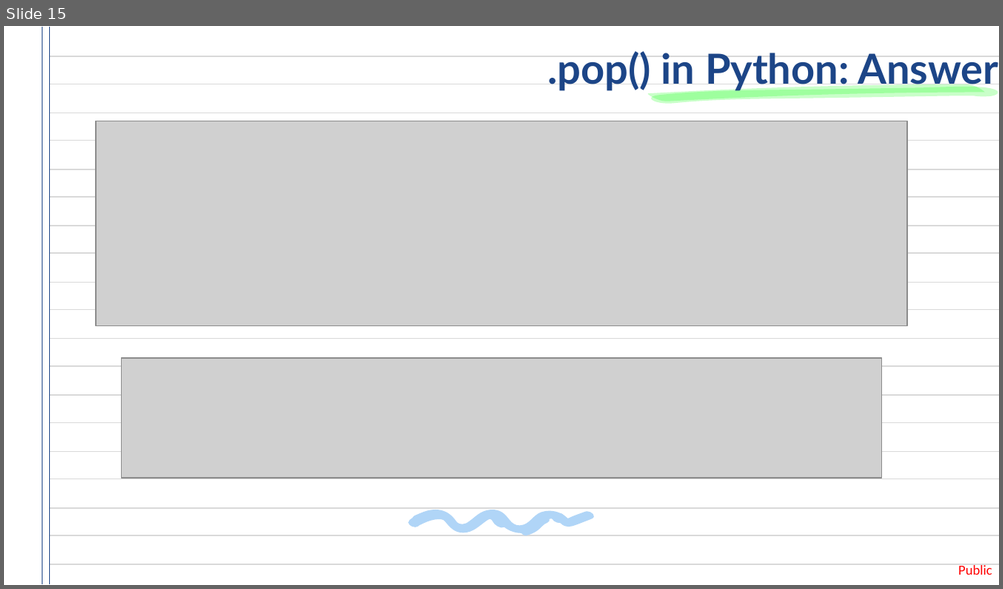
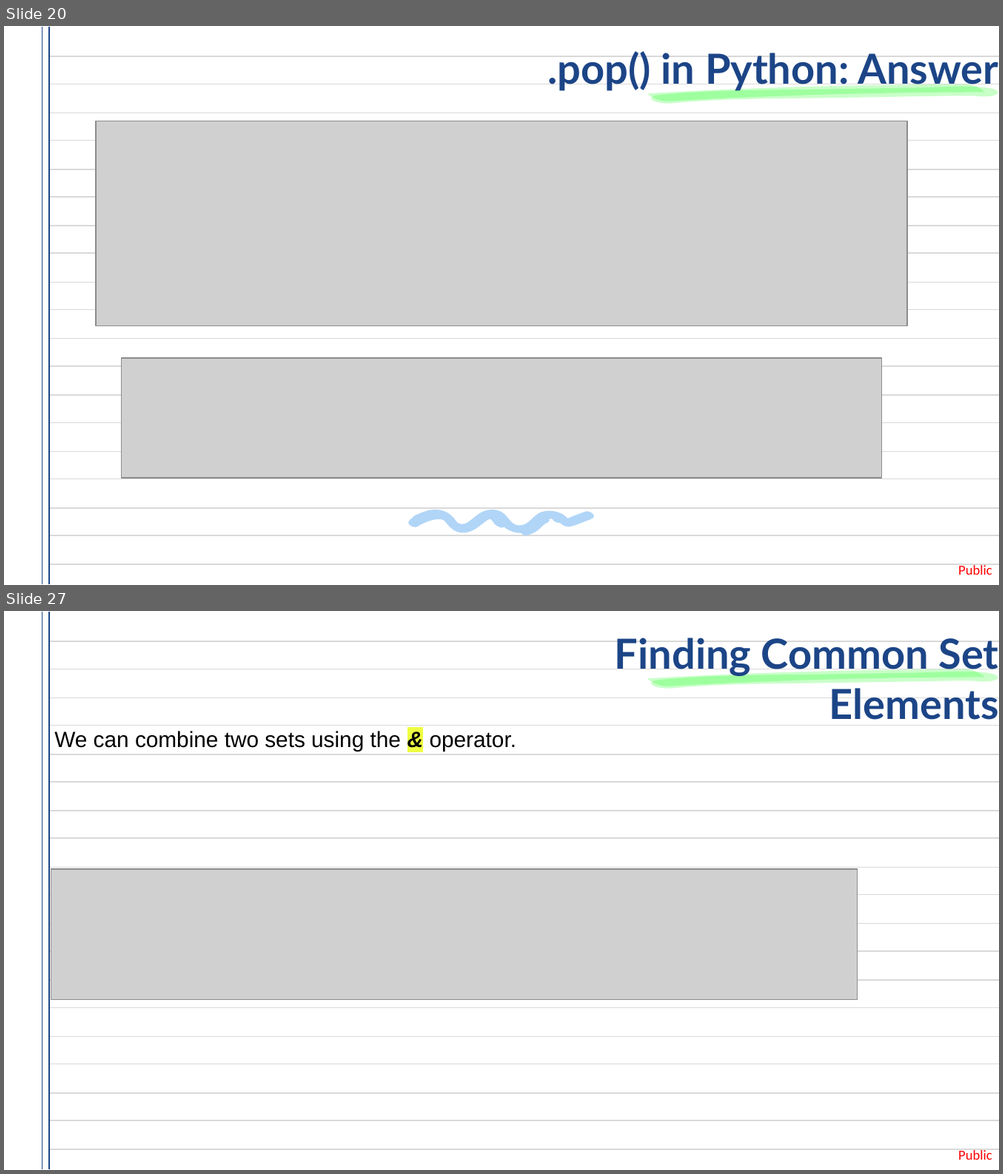
Before and after one commit to pi515/tech-mentorship, a slide deck: lessons/4-collections/4.3-sets/4.3.pptx. Shown one above the other, each under a label of ours: slide 15 before the commit, slides 20 and 27 after it; the slides between them are not shown. The pictures are 1003x589 and 1003x1174 pixels, drawn with LibreOffice and Linux fonts; fonts in the diff are those of the drawing; grey boxes stand for pictures. Boxes give left, top, right and bottom in pixels: in the first picture for what was removed or moved away, otherwise in the second. Text is boxed around its words. In the diff, an @@ line names an element or a change of style, - is before the commit and + after.

Commit message:
feat: refine sets lesson 4.3 (#22)
* Update notebook with more exercises
* Refine PowerPoint to be more interactive
* Add clickable Google Colab link

```diff
--- a/lessons/4-collections/4.3-sets/4.3.pptx
+++ b/lessons/4-collections/4.3-sets/4.3.pptx
@@ slide 27 added at (x1=4, y1=611, x2=999, y2=1170), background #FFFFFF; not listed: 22 template elements that a slide beside it also shows @@
@@ title added at (x1=614, y1=638, x2=999, y2=720), 30 pt, text #1C4587, bold @@
+Finding Common Set Elements
@@ freeform shape added at (x1=643, y1=672, x2=999, y2=689), fill #00FF00 at 21% opacity @@
@@ freeform shape added at (x1=646, y1=669, x2=984, y2=686), fill #00FF00 at 21% opacity @@
@@ subtitle added at (x1=54, y1=731, x2=517, y2=751), 16 pt, text #000000 @@
+We can combine two sets using the & operator.
@@ picture added at (x1=51, y1=869, x2=856, y2=1000) @@
@@ what was slide 15 is now slide 20 @@
```
Also in this commit, not shown: 24 other slides changed, 10 other slides added, 1 other file.
